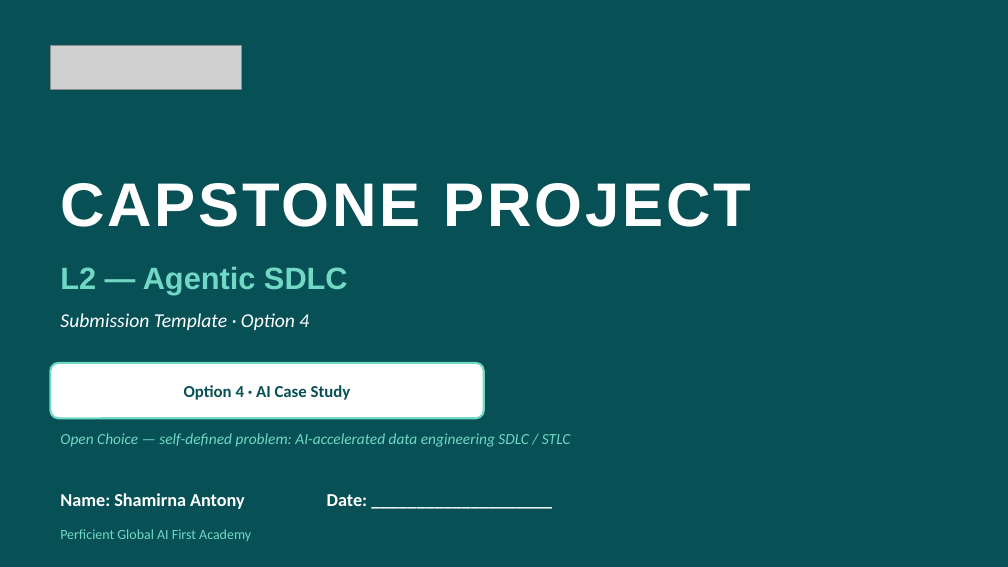
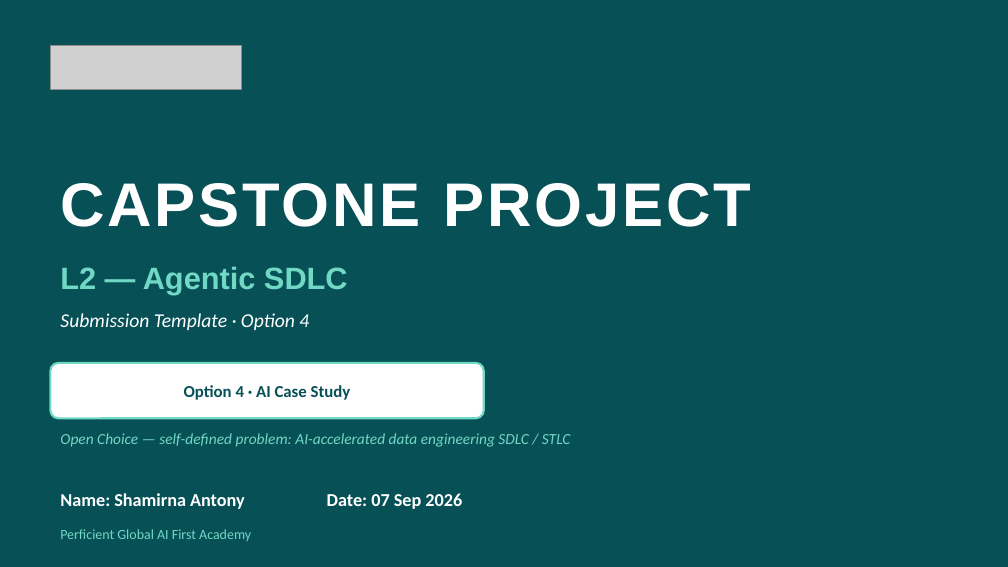
Before and after one commit to shamirna-dev/dbt_capstone, a slide deck: slide 1 of docs/AI_Capstone_L2_Shamirna_Antony.pptx. Drawn at 1008x567 pixels with LibreOffice and Linux fonts; fonts in the diff are those of the drawing; grey boxes stand for pictures. Boxes give left, top, right and bottom in pixels: in the first picture for what was removed or moved away, otherwise in the second. Text is boxed around its words. In the diff, an @@ line names an element or a change of style, - is before the commit and + after.

```diff
--- a/docs/AI_Capstone_L2_Shamirna_Antony.pptx
+++ b/docs/AI_Capstone_L2_Shamirna_Antony.pptx
@@ text at (60,493,462,509): text changed @@
-Name: Shamirna Antony Date: ____________________
+Name: Shamirna Antony Date: 07 Sep 2026
```
Also in this commit, not shown: 1 other slide changed, 1 slide removed, 1 other file.
